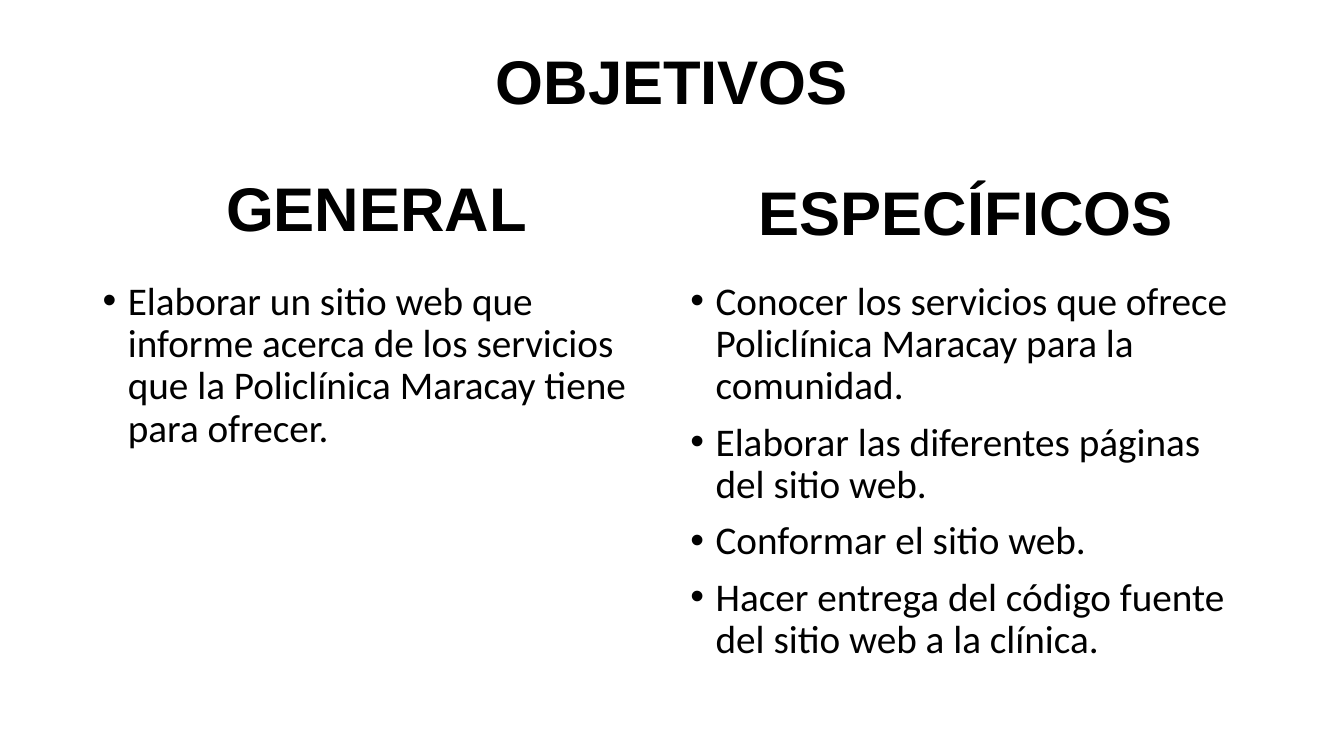
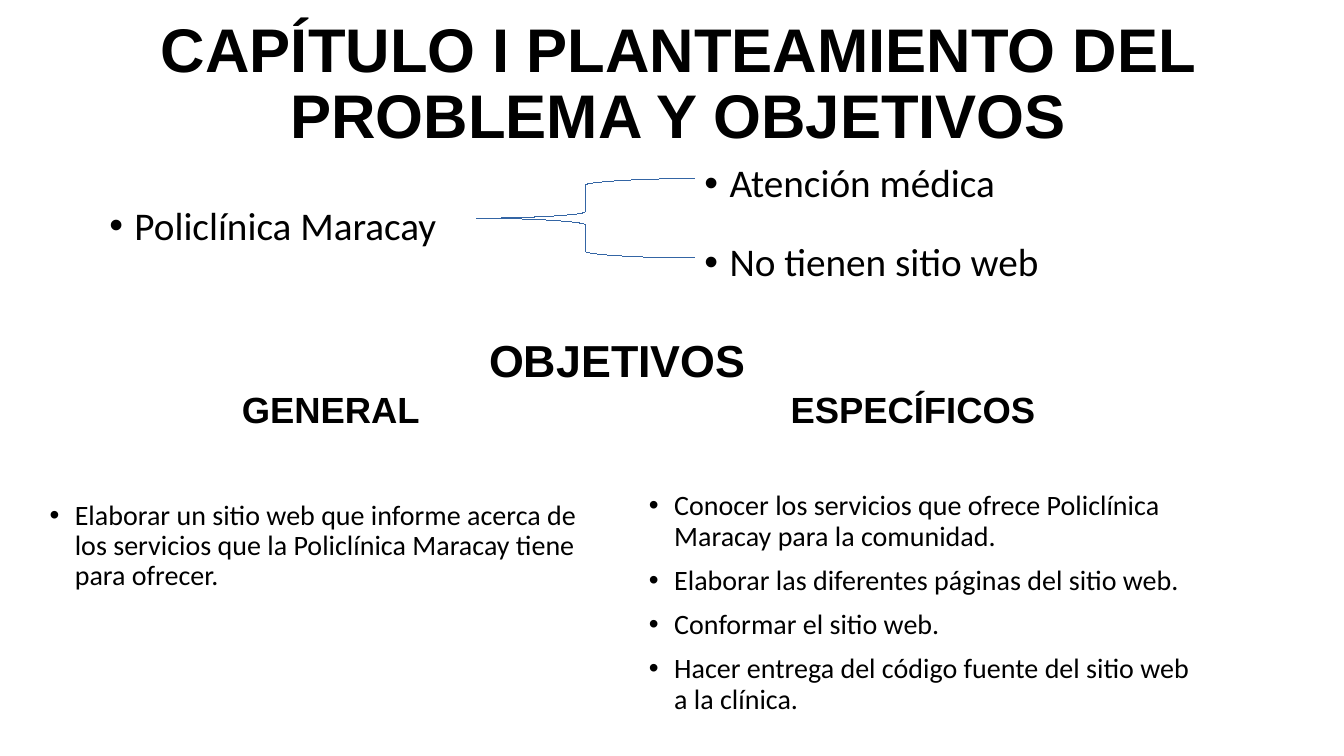
Before and after one commit to Aj4Mc/Pasantia, a slide deck: slide 2 of Presentacion servicio comunitario.pptm (slide 3 before the commit). Drawn at 1344x756 pixels with LibreOffice and Linux fonts; fonts in the diff are those of the drawing. Boxes give left, top, right and bottom in pixels: in the first picture for what was removed or moved away, otherwise in the second. Text is boxed around its words. In the diff, an @@ line names an element or a change of style, - is before the commit and + after.

```diff
--- a/Presentacion servicio comunitario.pptm
+++ b/Presentacion servicio comunitario.pptm
@@ title added at box(161, 23, 1196, 139), 44 pt, text #000000, bold @@
+CAPÍTULO I PLANTEAMIENTO DEL PROBLEMA Y OBJETIVOS
@@ freeform shape added at box(476, 178, 695, 258), outline #3465A4 0 pt @@
@@ text added at box(730, 169, 995, 198), 28 pt, text #000000 @@
+• Atención médica
@@ text added at box(134, 212, 436, 247), 28 pt, text #000000 @@
+• Policlínica Maracay
@@ text added at box(730, 248, 1039, 277), 28 pt, text #000000 @@
+• No tienen sitio web
@@ text "OBJETIVOS": place and size @@
-text "OBJETIVOS" at box(496, 61, 848, 105)
+text "OBJETIVOS" at box(489, 345, 745, 378)
@@ text "OBJETIVOS" at box(489, 345, 745, 378): size 44 to 32 pt; line spacing 0.9 to 1; vertical alignment middle to top @@
@@ text "GENERAL": place and size @@
-text "GENERAL" at box(226, 188, 527, 232)
+text "GENERAL" at box(242, 397, 420, 424)
@@ text "GENERAL" at box(242, 397, 420, 424): size 44 to 26 pt @@
@@ text "ESPECÍFICOS" at box(791, 395, 1036, 424): size 44 to 26 pt @@
@@ text "ESPECÍFICOS": place and size @@
-text "ESPECÍFICOS" at box(759, 186, 1173, 236)
+text "ESPECÍFICOS" at box(791, 395, 1036, 424)
@@ text "Elaborar un sitio web que ..." at box(75, 505, 576, 590): size 28 to 20 pt @@
@@ text "Elaborar un sitio web que ...": place and size @@
-text "Elaborar un sitio web que ..." at box(128, 287, 625, 449)
+text "Elaborar un sitio web que ..." at box(75, 505, 576, 590)
@@ text "Conocer los servicios que ofrece ...": place and size @@
-text "Conocer los servicios que ofrece ..." at box(716, 287, 1227, 654)
+text "Conocer los servicios que ofrece ..." at box(674, 495, 1188, 710)
@@ text "Conocer los servicios que ofrece ..." at box(674, 495, 1188, 710): size 28 to 20 pt @@
```
Also in this commit, not shown: 3 other slides changed, 8 slides added, 4 slides removed.
